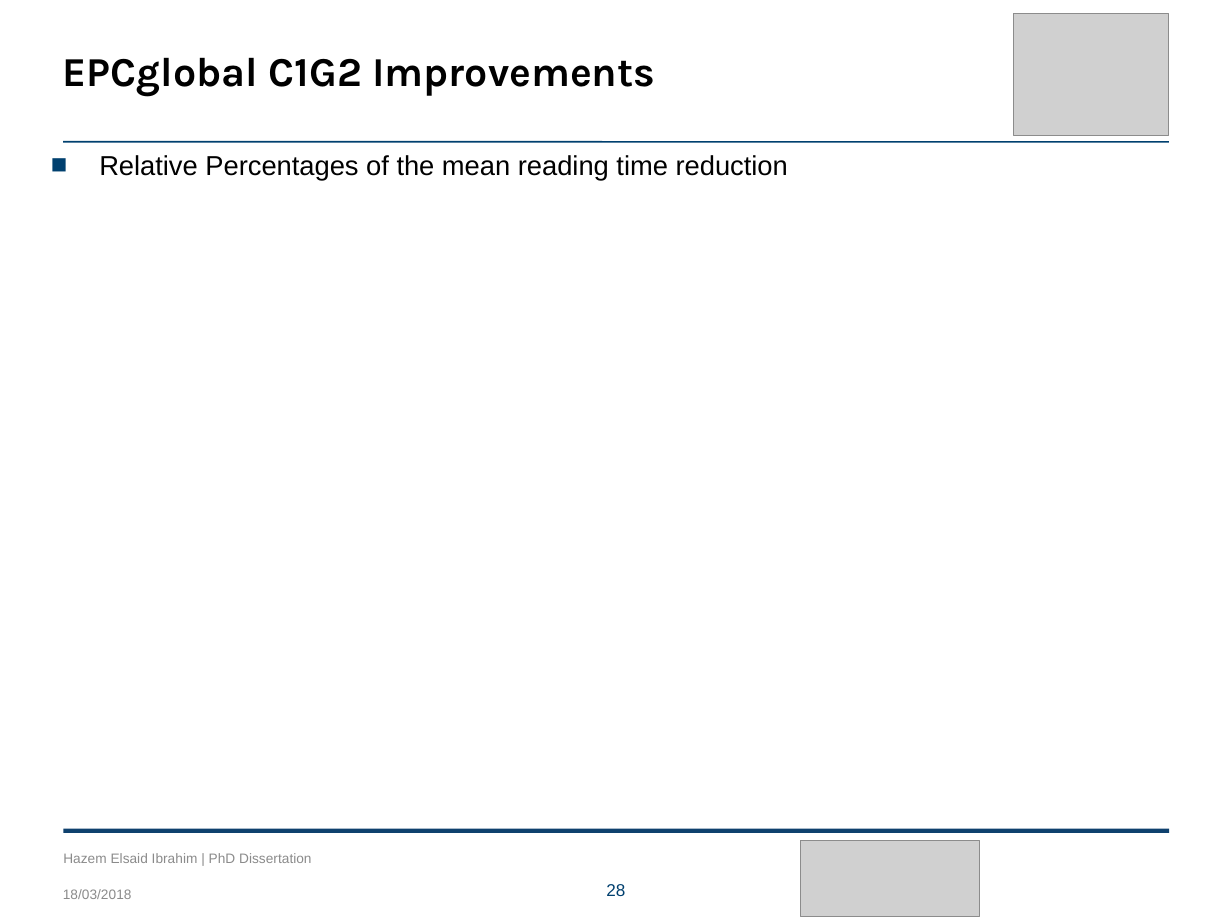
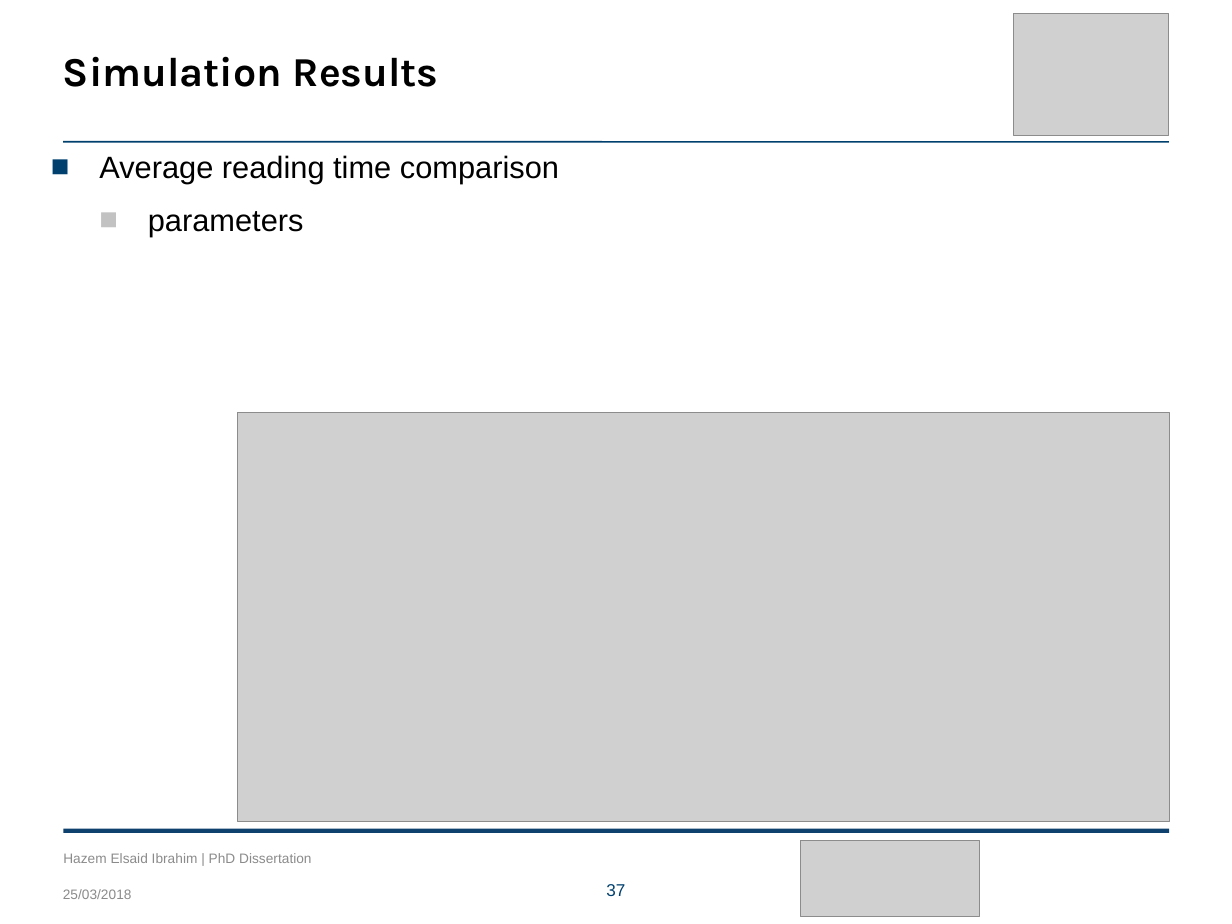
Before and after one commit to HazemAAhmed/Thesis, a slide deck: slide 37 of Final_presentation/Hazem_presentation.pptx (slide 28 before the commit). Drawn at 1232x924 pixels with LibreOffice and Linux fonts; fonts in the diff are those of the drawing; grey boxes stand for pictures; background and template pictures are left out. Boxes give left, top, right and bottom in pixels: in the first picture for what was removed or moved away, otherwise in the second. Text is boxed around its words. In the diff, an @@ line names an element or a change of style, - is before the commit and + after.

```diff
--- a/Final_presentation/Hazem_presentation.pptx
+++ b/Final_presentation/Hazem_presentation.pptx
@@ title at bbox=[63, 56, 439, 87]: text changed @@
-  EPCglobal C1G2 Improvements
+  Simulation Results
@@ text at bbox=[99, 155, 559, 236]: text changed; size 16 to 18 pt @@
-■ Relative Percentages of the mean reading time reduction
+■ Average reading time comparison
+  ■ parameters
@@ picture added at bbox=[238, 413, 1170, 822] @@
@@ text at bbox=[63, 889, 132, 899]: text changed @@
-18/03/2018
+25/03/2018
@@ page number at bbox=[606, 884, 625, 896]: text changed @@
-28
+37
```
Also in this commit, not shown: 33 other slides changed, 13 slides added, 6 other files.
